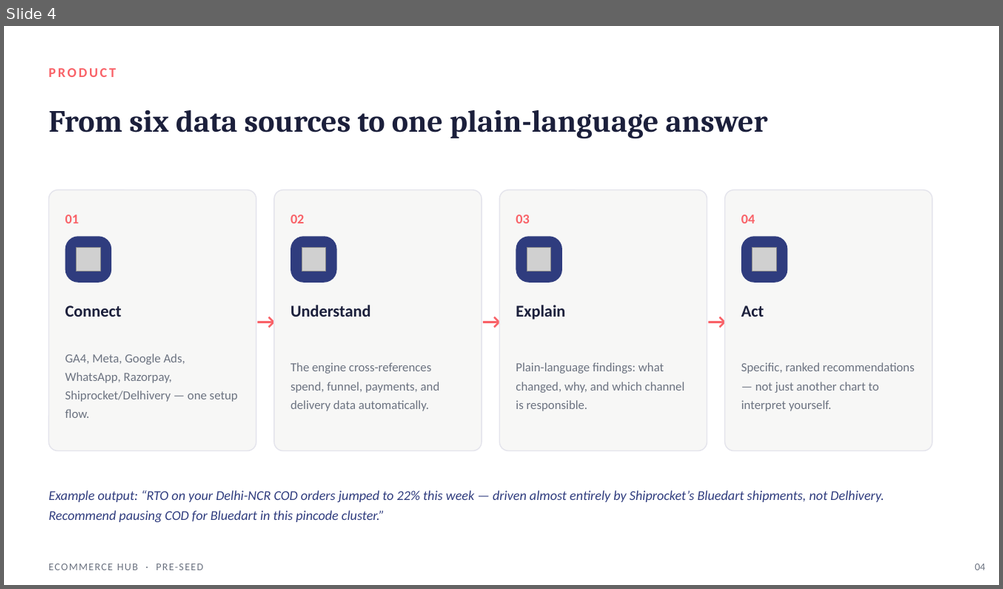
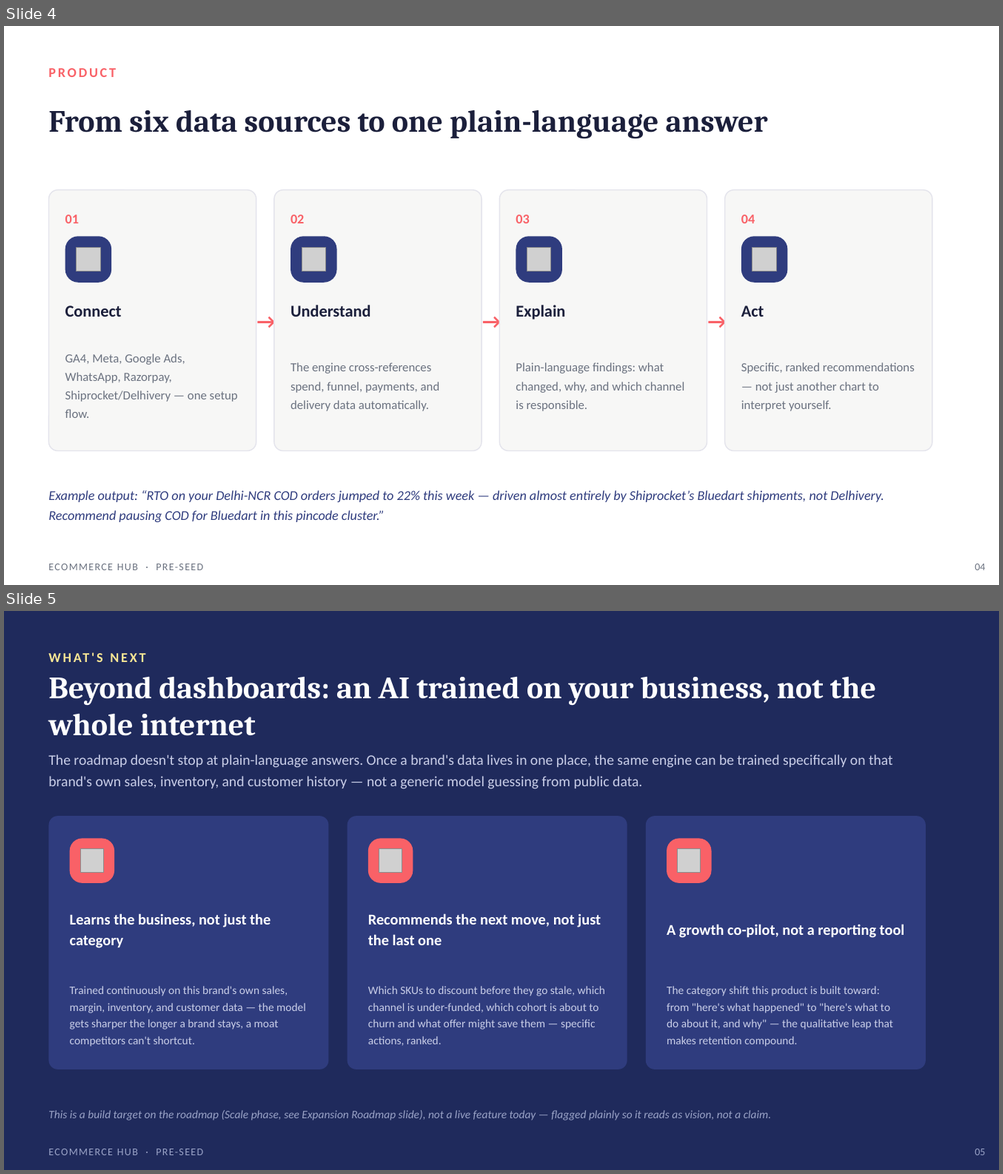
Before and after one commit to rupaparapriyam/priyam-ka-patora, a slide deck: A priyam ka patora/Startup Ideas/03 - Ecommerce Hub/Ecommerce_Hub_PreSeed_Deck.pptx. Shown one above the other, each under a label of ours: slide 4 before the commit, slides 4 and 5 after it. The pictures are 1003x589 and 1003x1174 pixels, drawn with LibreOffice and Linux fonts; fonts in the diff are those of the drawing; grey boxes stand for pictures. Boxes give left, top, right and bottom in pixels: in the first picture for what was removed or moved away, otherwise in the second. Text is boxed around its words. In the diff, an @@ line names an element or a change of style, - is before the commit and + after.

Commit message:
Deck+report: real traction, competitor detail, AI-model feature, deAI-ify copy

```diff
--- a/A priyam ka patora/Startup Ideas/03 - Ecommerce Hub/Ecommerce_Hub_PreSeed_Deck.pptx
+++ b/A priyam ka patora/Startup Ideas/03 - Ecommerce Hub/Ecommerce_Hub_PreSeed_Deck.pptx
@@ slide 5 added at (x1=4, y1=611, x2=999, y2=1170), background #1F2A5C @@
@@ text added at (x1=48, y1=676, x2=876, y2=736), 30 pt, text #FFFFFF, bold @@
+Beyond dashboards: an AI trained on your business, not the whole internet
@@ text added at (x1=48, y1=755, x2=893, y2=789), 14 pt, text #C9CEE8 @@
+The roadmap doesn't stop at plain-language answers. Once a brand's data lives in one place, the same engine can be trained specifically on that brand's own sales, inventory, and customer history — not a generic model guessing from public data.
@@ rounded rectangle added at (x1=48, y1=816, x2=329, y2=1070), fill #2F3C7E @@
@@ rounded rectangle added at (x1=347, y1=816, x2=627, y2=1070), fill #2F3C7E @@
@@ rounded rectangle added at (x1=646, y1=816, x2=925, y2=1070), fill #2F3C7E @@
@@ rounded rectangle added at (x1=70, y1=839, x2=114, y2=883), fill #F96167 @@
@@ picture added at (x1=80, y1=849, x2=103, y2=872) @@
@@ rounded rectangle added at (x1=368, y1=839, x2=413, y2=883), fill #F96167 @@
@@ picture added at (x1=378, y1=849, x2=401, y2=872) @@
@@ rounded rectangle added at (x1=666, y1=839, x2=711, y2=883), fill #F96167 @@
@@ picture added at (x1=677, y1=849, x2=700, y2=872) @@
@@ text added at (x1=70, y1=914, x2=270, y2=948), 14.5 pt, text #FFFFFF, bold @@
+Learns the business, not just the category
@@ text added at (x1=368, y1=914, x2=600, y2=945), 14.5 pt, text #FFFFFF, bold @@
+Recommends the next move, not just the last one
@@ text added at (x1=666, y1=924, x2=905, y2=938), 14.5 pt, text #FFFFFF, bold @@
+A growth co-pilot, not a reporting tool
@@ text added at (x1=70, y1=986, x2=306, y2=1047), 11 pt, text #C9CEE8 @@
+Trained continuously on this brand's own sales, margin, inventory, and customer data — the model gets sharper the longer a brand stays, a moat competitors can't shortcut.
@@ text added at (x1=368, y1=986, x2=605, y2=1046), 11 pt, text #C9CEE8 @@
+Which SKUs to discount before they go stale, which channel is under-funded, which cohort is about to churn and what offer might save them — specific actions, ranked.
@@ text added at (x1=666, y1=986, x2=893, y2=1047), 11 pt, text #C9CEE8 @@
+The category shift this product is built toward: from "here's what happened" to "here's what to do about it, and why" — the qualitative leap that makes retention compound.
@@ text added at (x1=418, y1=1003, x2=724, y2=1028), 13 pt, text #F9E795, bold @@
+WHAT'S NEXT
@@ text added at (x1=48, y1=1111, x2=771, y2=1121), 11 pt, text #9AA3C7, italic @@
+This is a build target on the roadmap (Scale phase, see Expansion Roadmap slide), not a live feature today — flagged plainly so it reads as vision, not a claim.
@@ text added at (x1=48, y1=1149, x2=203, y2=1156), 10 pt, text #9AA3C7 @@
+ECOMMERCE HUB · PRE-SEED
@@ text added at (x1=974, y1=1149, x2=984, y2=1156), 10 pt, text #9AA3C7 @@
+05
```
Also in this commit, not shown: 10 slides changed, 1 other slide added, 2 other files.
